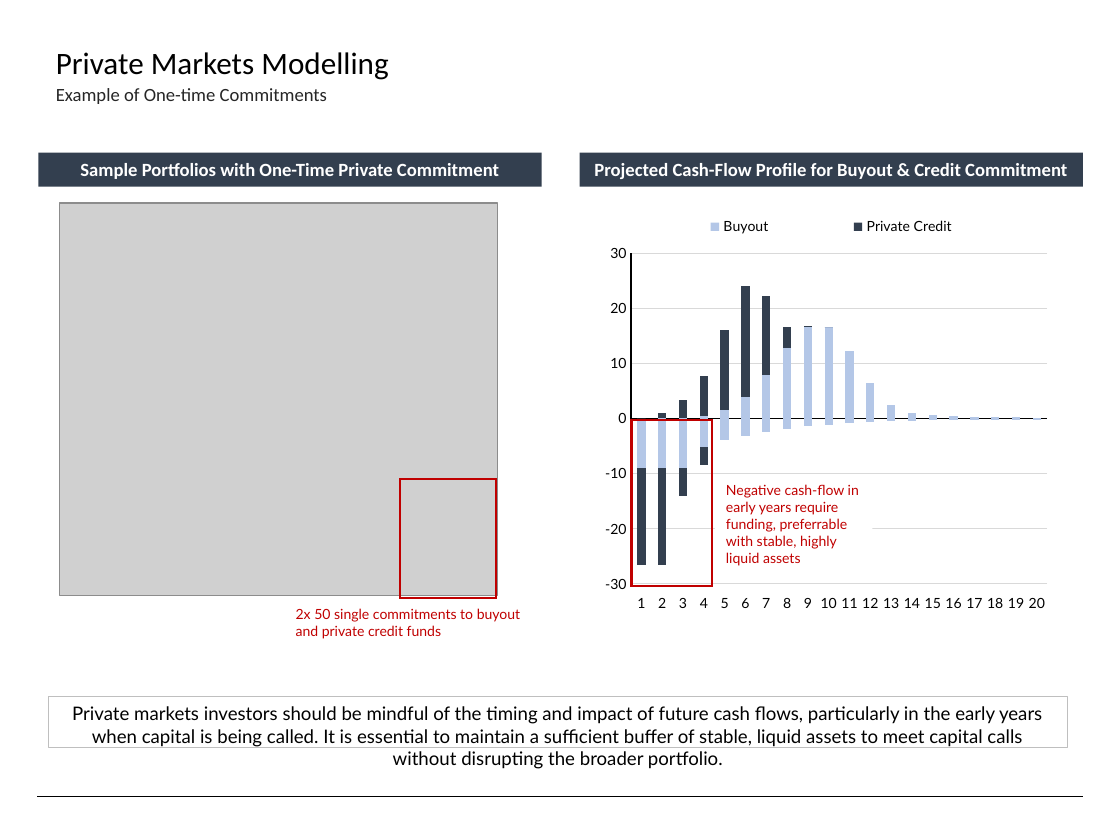
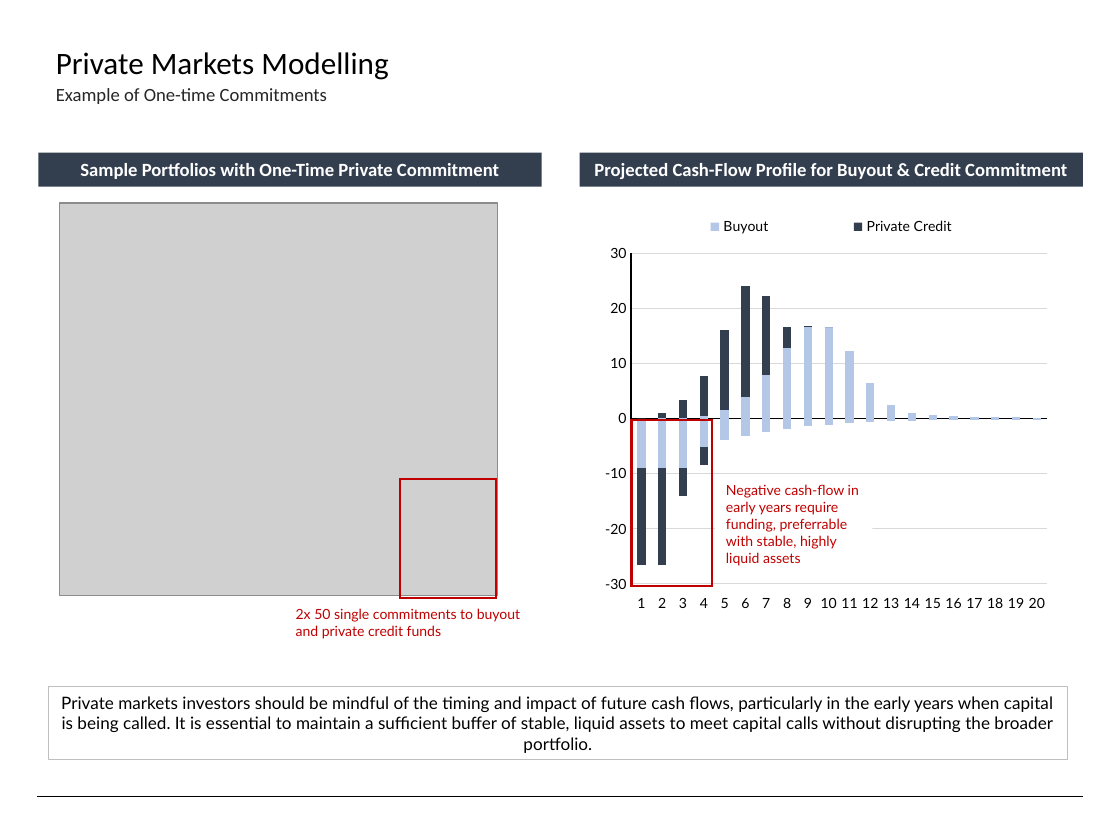
Before and after one commit to fabarker/epsilon-phi, a slide deck: slide 38 of epsilon-phi-core/src/python/epsilonPhi/ep_saa/marketing/Slides.pptx (slide 37 before the commit). Drawn at 1120x840 pixels with LibreOffice and Linux fonts; fonts in the diff are those of the drawing; grey boxes stand for pictures. Boxes give left, top, right and bottom in pixels: in the first picture for what was removed or moved away, otherwise in the second. Text is boxed around its words. In the diff, an @@ line names an element or a change of style, - is before the commit and + after.

```diff
--- a/epsilon-phi-core/src/python/epsilonPhi/ep_saa/marketing/Slides.pptx
+++ b/epsilon-phi-core/src/python/epsilonPhi/ep_saa/marketing/Slides.pptx
@@ rectangle "Private markets investors should be ...": place and size @@
-rectangle "Private markets investors should be ..." at (49,697,1067,747)
+rectangle "Private markets investors should be ..." at (49,687,1067,760)
@@ rectangle "Private markets investors should be ..." at (49,687,1067,760): size 12 to 11 pt @@
```
Also in this commit, not shown: 18 other slides changed, 1 slide added, 1 other file.
